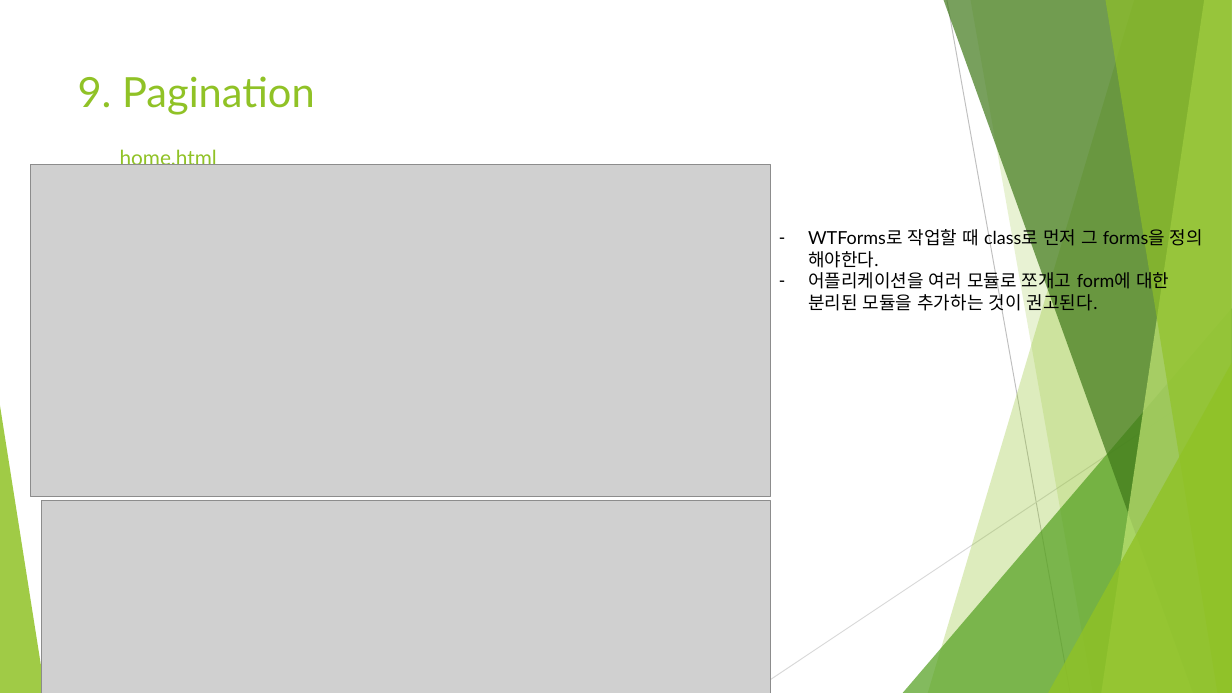
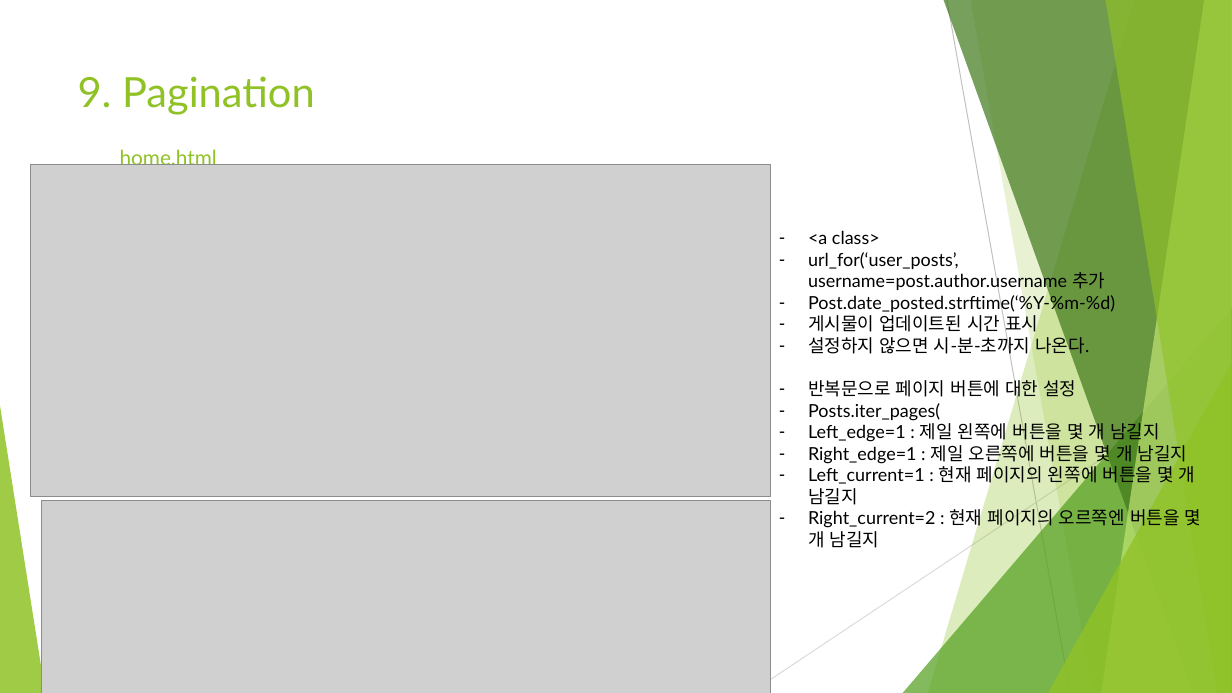
Before and after one commit to Heechul90/Flask, a slide deck: slide 4 of Study/09. Pagination/Pagination.pptx. Drawn at 1232x693 pixels with LibreOffice and Linux fonts; fonts in the diff are those of the drawing; grey boxes stand for pictures. Boxes give left, top, right and bottom in pixels: in the first picture for what was removed or moved away, otherwise in the second. Text is boxed around its words. In the diff, an @@ line names an element or a change of style, - is before the commit and + after.

```diff
--- a/Study/09. Pagination/Pagination.pptx
+++ b/Study/09. Pagination/Pagination.pptx
@@ text at [808, 230, 1202, 548]: text changed @@
-– WTForms로 작업할 때 class로 먼저 그 forms을 정의 해야한다.
-– 어플리케이션을 여러 모듈로 쪼개고 form에 대한 분리된 모듈을 추가하는 것이 권고된다.
+– <a class>
+– url_for(‘user_posts’, username=post.author.username 추가
+– Post.date_posted.strftime(‘%Y-%m-%d)
+– 게시물이 업데이트된 시간 표시
+– 설정하지 않으면 시-분-초까지 나온다.
+– 반복문으로 페이지 버튼에 대한 설정
+– Posts.iter_pages(
+– Left_edge=1 : 제일 왼쪽에 버튼을 몇 개 남길지
+– Right_edge=1 : 제일 오른쪽에 버튼을 몇 개 남길지
+– Left_current=1 : 현재 페이지의 왼쪽에 버튼을 몇 개 남길지
+– Right_current=2 : 현재 페이지의 오르쪽엔 버튼을 몇 개 남길지
```
Also in this commit, not shown: 2 other slides changed, 5 other files.
